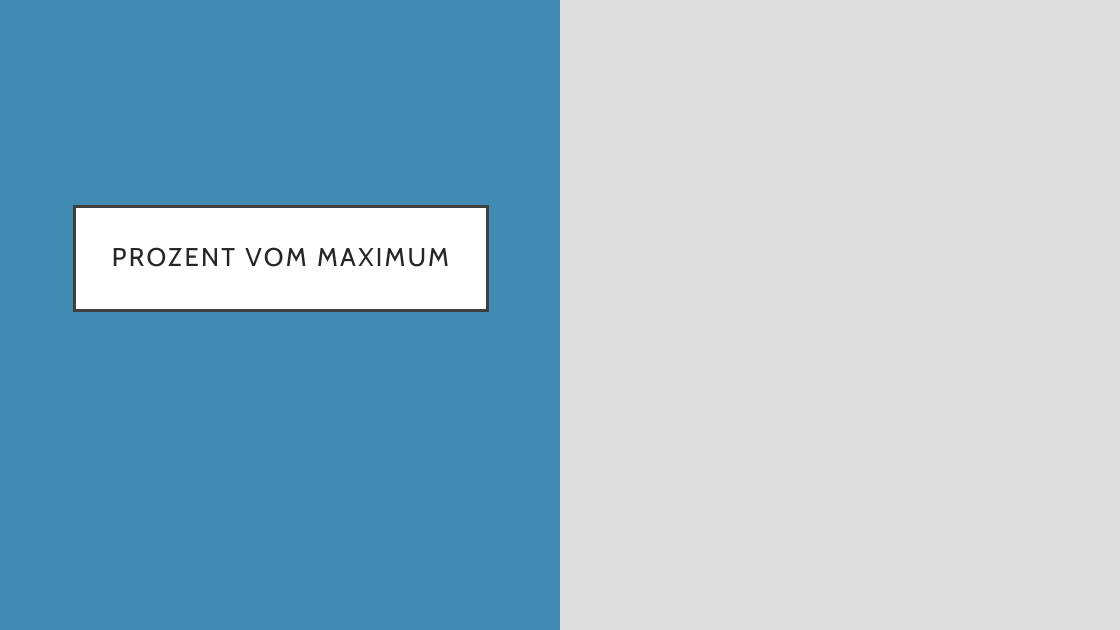
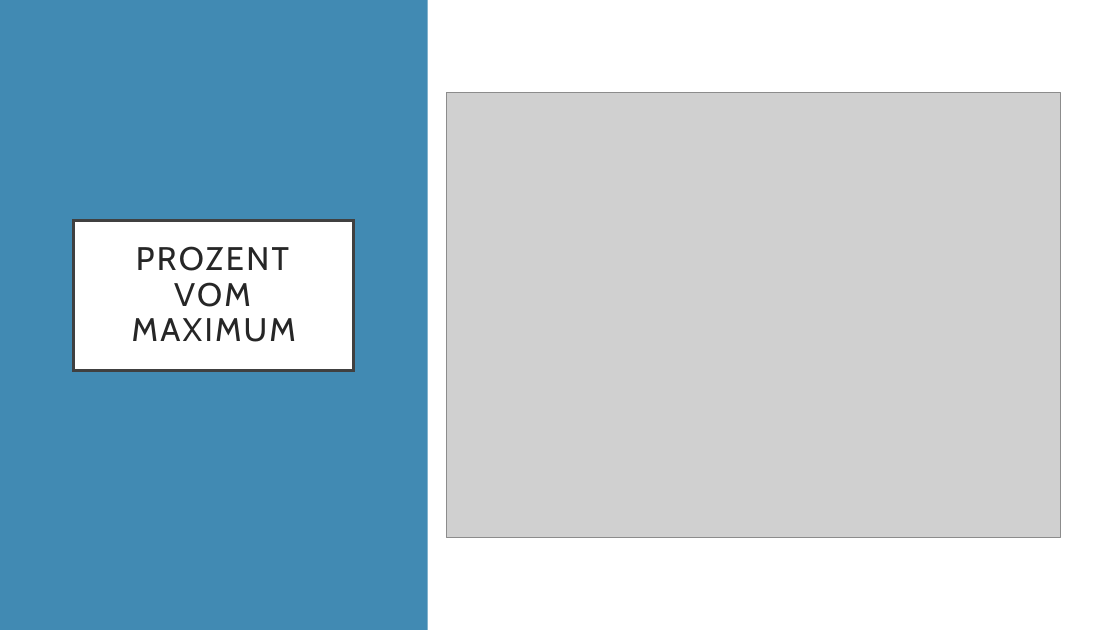
Before and after one commit to leavanh/LVS, a slide deck: slide 8 of Organisatorisches/LVS-IR-Taubenstein.pptx. Drawn at 1120x630 pixels with LibreOffice and Linux fonts; fonts in the diff are those of the drawing; grey boxes stand for pictures. Boxes give left, top, right and bottom in pixels: in the first picture for what was removed or moved away, otherwise in the second. Text is boxed around its words. In the diff, an @@ line names an element or a change of style, - is before the commit and + after.

```diff
--- a/Organisatorisches/LVS-IR-Taubenstein.pptx
+++ b/Organisatorisches/LVS-IR-Taubenstein.pptx
@@ background #DDDDDD to #418AB3 @@
@@ rectangle removed at [0,0,560,630] @@
@@ rectangle added at [428,0,1120,630], fill #FFFFFF @@
@@ picture added at [446,92,1060,538] @@
@@ title "PROZENT VOM MAXIMUM": place and size @@
-title "PROZENT VOM MAXIMUM" at [74,206,487,310]
+title "PROZENT VOM MAXIMUM" at [74,221,354,371]
@@ title "PROZENT VOM MAXIMUM" at [74,221,354,371]: size 22 to 28 pt @@
```
Also in this commit, not shown: 2 other slides changed, 4 other files.
